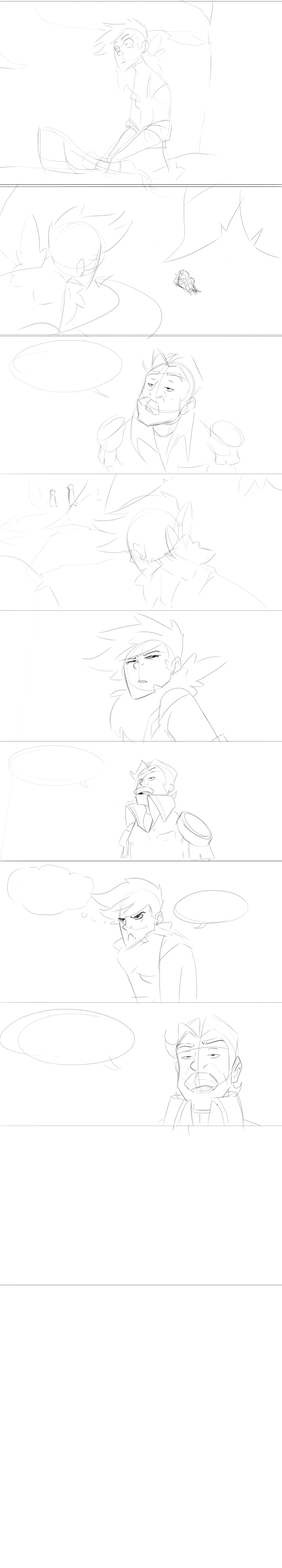
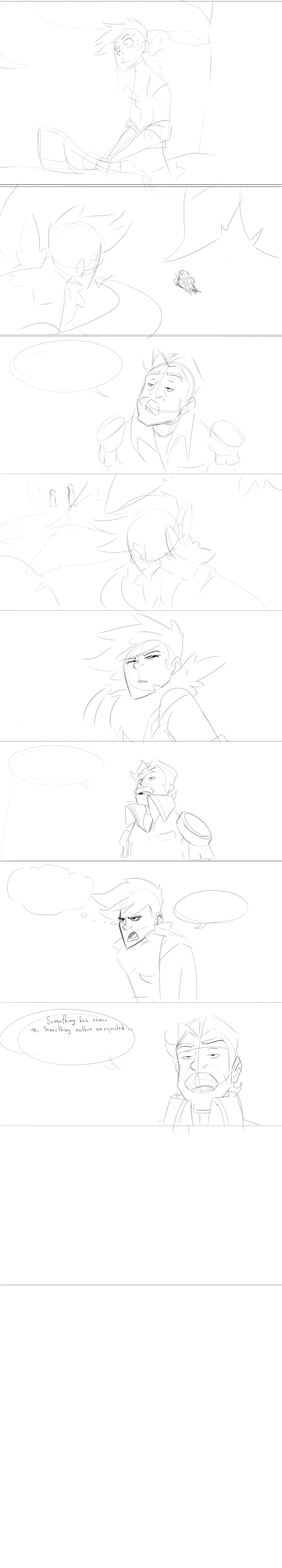
Two versions of the same layered image (282 × 1568). Layer-by-layer changes:
painted on "Sketch02" over [0, 564, 210, 1229]
